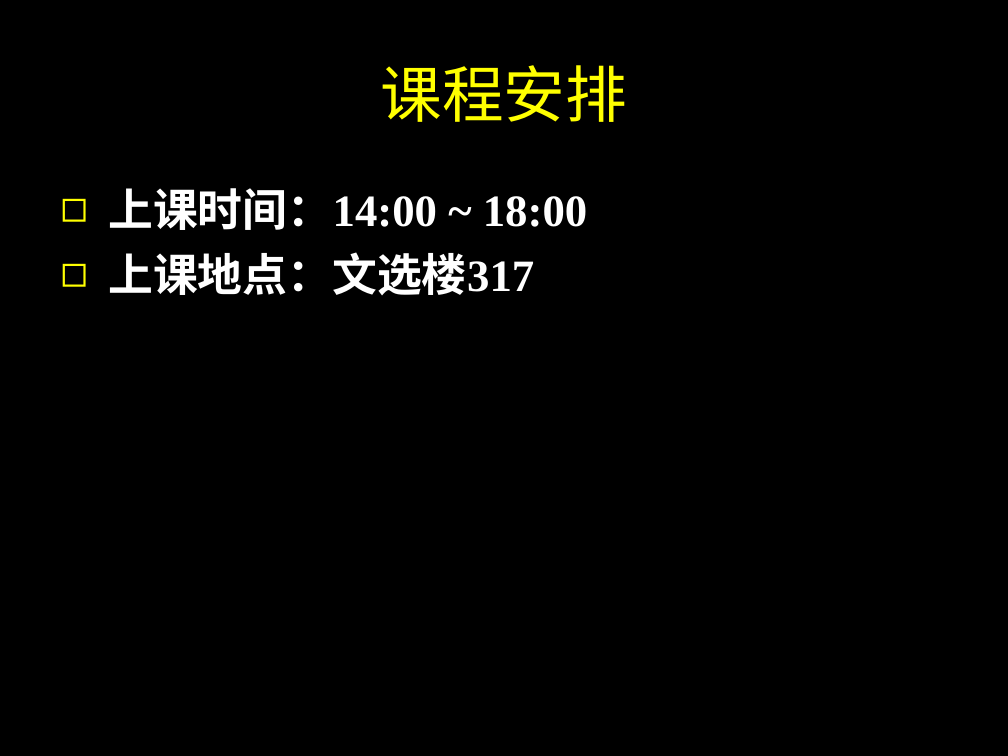
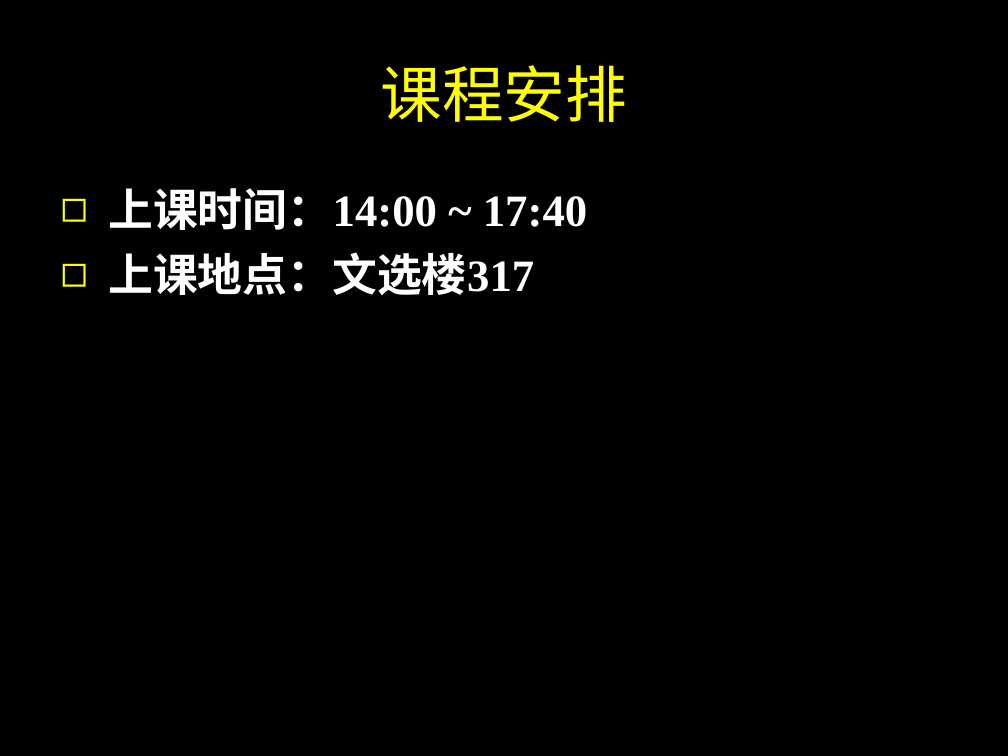
Before and after one commit to SJTUCourse/BI450, a slide deck: slide 13 of Lectures/2019 Fall/Lecture 0.ppt. Drawn at 1008x756 pixels with LibreOffice and Linux fonts; fonts in the diff are those of the drawing. Boxes give left, top, right and bottom in pixels: in the first picture for what was removed or moved away, otherwise in the second. Text is boxed around its words. In the diff, an @@ line names an element or a change of style, - is before the commit and + after.

```diff
--- a/Lectures/2019 Fall/Lecture 0.ppt
+++ b/Lectures/2019 Fall/Lecture 0.ppt
@@ text at bbox=[108, 188, 588, 230]: text changed @@
-◻ 上课时间：14:00 ~ 18:00
+◻ 上课时间：14:00 ~ 17:40
```
Also in this commit, not shown: 3 other slides changed.
